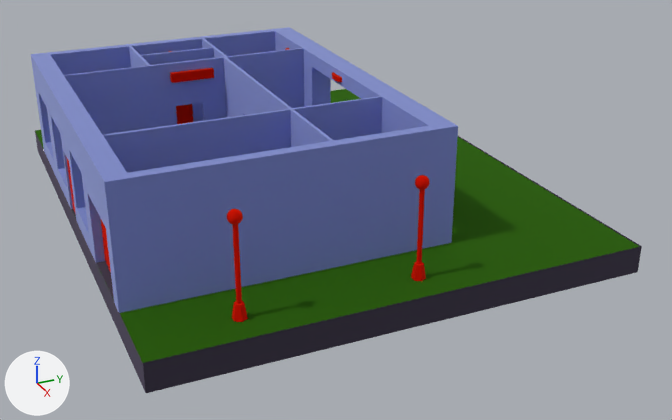
The glTF model Model.glb as it was, and as the next commit left it.
One viewpoint serves both versions: a 50 mm lens placed at (2.98, -1.53, 1.71), pointed at (-0.01, -0.18, 0.21). Lighting does not change. The marker at lower left points along +X, +Y and +Z. Where no turn or scale is listed for an object, it has been applied to the vertices.

Objects in the first picture: 'Cubo.001', 'Cubo.002', 'Cubo.003', 'Esfera.002', 'Esfera.003', 'maquetaSTL'.
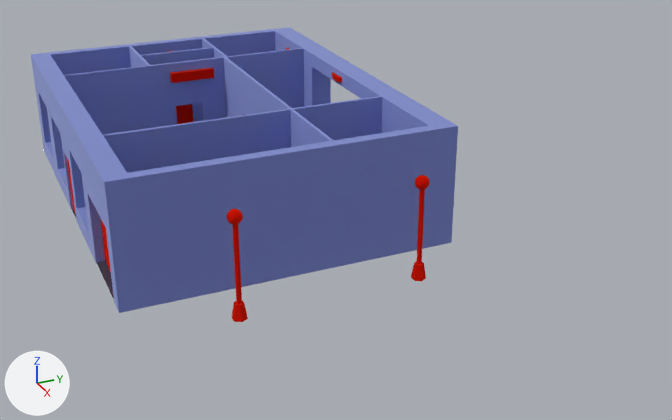
Location of each change, [x1, y1, x2, y2] in pixels of the pictures (672 x 420 px):
'Cubo.003', deleted (green)
    before: [147, 89, 640, 356]
'Cubo.002', deleted
    before: [35, 132, 642, 393]
'Cubo.001', deleted (green)
    before: [35, 130, 172, 363]

Patch to the scene script:
```diff
--- a/Model.glb.py
+++ b/Model.glb.py
@@ ob_cubo_001 @@
-ob_cubo_001 = bpy.data.objects.new('Cubo.001', me_cubo)
-ob_cubo_001.location = (-0.181, -1.094, 0.211)
@@ ob_cubo_002 @@
-ob_cubo_002 = bpy.data.objects.new('Cubo.002', me_cubo_008)
-ob_cubo_002.location = (-0.183, -0.284, 0.24)
@@ ob_cubo_003 @@
-ob_cubo_003 = bpy.data.objects.new('Cubo.003', me_cubo_005)
-ob_cubo_003.location = (-0.181, -1.094, 0.211)
```
